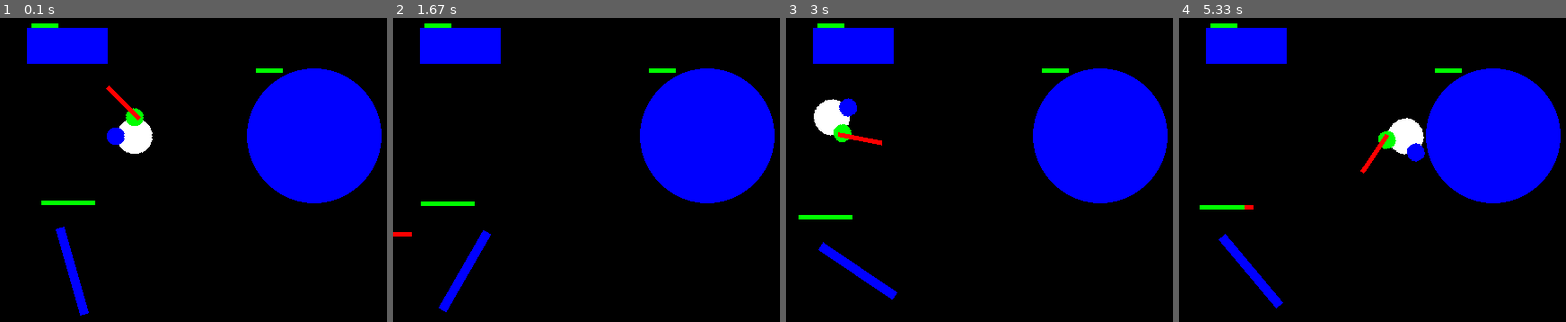
Above: before the commit, frames 1-4 (left to right).
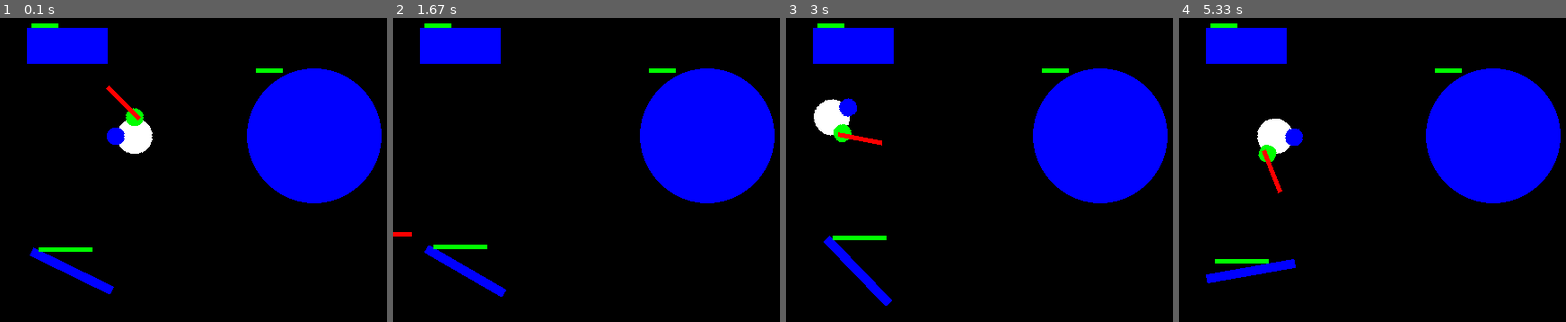
Above: after the commit, the same moments.

Repository: fjaviergb/Pygames-Hermanios
Game: pygame game, started from ObstaculoGiratorio.py
Same seed, same stepped clock (60 frames per second), same inputs: the game is played once before the commit and once after it.
Inputs (mouse positions are in pixels of both pictures, inside the frame that each line leads up to):
- Up to frame 1 (0.1 s): no input
- Up to frame 2 (1.67 s): press the mouse at (675, 81) at 0.37 s; move the mouse to (563, 115) at 0.47 s; release the mouse at (451, 145) at 0.6 s; hold Left 0.67-1.2 s; click (540, 264) at 0.75 s; hold Down 1.23-1.53 s; click (497, 163) at 1.32 s; hold Left from 1.57 s (still down); click (470, 230) at 1.65 s
- Up to frame 3 (3 s): release Left at 1.97 s; hold Up 2-2.37 s; click (859, 294) at 2.08 s; hold Right from 2.4 s (still down); click (878, 157) at 2.48 s
- Up to frame 4 (5.33 s): release Right at 3.03 s; hold Down 3.07-3.43 s; click (1469, 57) at 3.15 s; press the mouse at (1461, 81) at 3.5 s; move the mouse to (1469, 194) at 3.6 s; release the mouse at (1480, 309) at 3.73 s; hold Left 3.8-4.27 s; click (1565, 224) at 3.88 s; hold Right 4.3-4.77 s; click (1271, 109) at 4.38 s; hold Up 4.8-5.1 s; click (1240, 270) at 4.88 s; hold Right from 5.13 s (still down); click (1364, 255) at 5.22 s

The runs differ from the first frame. In frame 1, 1.6% of the frame differs, in the area x 7-30%, y 60-98%; in frame 2, 1.6%; in frame 3, 1.1%; in frame 4, 4.1%, in the area x 5-64%, y 32-96%.

Commit message:
Expansion Combinacion.py con obstaculo giratorio - 03/07/2020

Diff:
--- a/ObstaculoGiratorio.py
+++ b/ObstaculoGiratorio.py
@@ -1,6 +1,5 @@
 import pygame as pg
 import math
-import numpy as np
 
 pg.init()
 
@@ -11,10 +10,10 @@
     def __init__(self):
         super().__init__()
         self.live = 6
-        self.image = pg.Surface((50, 150))
-        pg.draw.rect(self.image, BLUE, (20, 25, 10, 100))
+        self.image = pg.Surface((10,100))
+        pg.draw.rect(self.image, BLUE, (0,0,10,100))
         self.image.set_colorkey(BLACK)
-        self.rect = self.image.get_rect(center=(80, 300))
+        self.rect = self.image.get_rect(center = (80, 300))
         self.mask = pg.mask.from_surface(self.image)
         self.image_orig = self.image
         self.counter = 0
@@ -23,7 +22,7 @@
     def update(self):
         if not self.crash:
             if self.counter <= 360:
-                self.image = pg.transform.rotate(self.image_orig, 2 * self.counter)
+                self.image = pg.transform.rotate(self.image_orig, 8 * self.counter)
                 self.image.set_colorkey(BLACK)
                 self.rect = self.image.get_rect(center=self.rect.center)
                 self.mask = pg.mask.from_surface(self.image)
@@ -119,51 +118,51 @@
             if type(block) == circle_obstacle:
                 if self.movex > 0 and self.rect.centery < block.rect.centery:
                     self.rect.top += -4
+                    Rhand.rect.top += -4
                     Lhand.rect.top += -4
-                    Rhand.rect.top += -4
                     espada.rect.top += -4
 
                 elif self.movex > 0 and self.rect.centery > block.rect.centery:
                     self.rect.top += 4
+                    Rhand.rect.top += 4
                     Lhand.rect.top += 4
-                    Rhand.rect.top += 4
                     espada.rect.top += 4
 
                 elif self.movex < 0 and self.rect.centery < block.rect.centery:
                     self.rect.bottom += -4
+                    Rhand.rect.bottom += -4
                     Lhand.rect.bottom += -4
-                    Rhand.rect.bottom += -4
                     espada.rect.bottom += -4
 
                 elif self.movex < 0 and self.rect.centery > block.rect.centery:
                     self.rect.bottom += 4
+                    Rhand.rect.bottom += 4
                     Lhand.rect.bottom += 4
-                    Rhand.rect.bottom += 4
                     espada.rect.bottom += 4
 
                 elif self.movex < 0 and self.rect.centery == block.rect.centery:
                     self.rect.left += 3
+                    Rhand.rect.left += 3
                     Lhand.rect.left += 3
-                    Rhand.rect.left += 3
                     espada.rect.left += 3
 
                 elif self.movex > 0 and self.rect.centery == block.rect.centery:
                     self.rect.left += -3
+                    Rhand.rect.left += -3
                     Lhand.rect.left += -3
-                    Rhand.rect.left += -3
                     espada.rect.left += -3
 
             else:
                 if self.movex > 0:
                     self.rect.right += -self.movex
+                    Rhand.rect.right += -self.movex
                     Lhand.rect.right += -self.movex
-                    Rhand.rect.right += -self.movex
                     espada.rect.right += -self.movex
 
                 elif self.movex < 0:
                     self.rect.left += -self.movex
+                    Rhand.rect.left += -self.movex
                     Lhand.rect.left += -self.movex
-                    Rhand.rect.left += -self.movex
                     espada.rect.left += -self.movex
 
                 else:
@@ -180,14 +179,14 @@
             if type(block) == rect_obstacle:
                     if self.movey > 0:
                         self.rect.bottom += -self.movey
+                        Rhand.rect.bottom += -self.movey
                         Lhand.rect.bottom += -self.movey
-                        Rhand.rect.bottom += -self.movey
                         espada.rect.bottom += -self.movey
 
                     elif self.movey < 0:
                         self.rect.top += -self.movey
+                        Rhand.rect.top += -self.movey
                         Lhand.rect.top += -self.movey
-                        Rhand.rect.top += -self.movey
                         espada.rect.top += -self.movey
 
                     else:
@@ -195,38 +194,38 @@
             else:
                 if self.movey > 0 and self.rect.centerx > block.rect.centerx:
                     self.rect.right += 4
+                    Rhand.rect.right += 4
                     Lhand.rect.right += 4
-                    Rhand.rect.right += 4
                     espada.rect.right += 4
 
                 elif self.movey > 0 and self.rect.centerx < block.rect.centerx:
                     self.rect.right += -4
+                    Rhand.rect.right += -4
                     Lhand.rect.right += -4
-                    Rhand.rect.right += -4
                     espada.rect.right += -4
 
                 elif self.movey < 0 and self.rect.centerx > block.rect.centerx:
                     self.rect.left += 4
+                    Rhand.rect.left += 4
                     Lhand.rect.left += 4
-                    Rhand.rect.left += 4
                     espada.rect.left += 4
 
                 elif self.movey < 0 and self.rect.centerx < block.rect.centerx:
                     self.rect.left += -4
+                    Rhand.rect.left += -4
                     Lhand.rect.left += -4
-                    Rhand.rect.left += -4
                     espada.rect.left += -4
 
                 elif self.movey < 0 and self.rect.centerx == block.rect.centerx:
                     self.rect.bottom += -3
+                    Rhand.rect.bottom += -3
                     Lhand.rect.bottom += -3
-                    Rhand.rect.bottom += -3
                     espada.rect.bottom += -3
 
                 elif self.movey > 0 and self.rect.centerx == block.rect.centerx:
                     self.rect.bottom += 3
+                    Rhand.rect.bottom += 3
                     Lhand.rect.bottom += 3
-                    Rhand.rect.bottom += 3
                     espada.rect.bottom += 3
 
 ##################################################################
@@ -310,19 +309,19 @@
             if self.dis_max < 25:
                 self.ratio = self.dis_max / self.dis
                 self.rect.centerx = player.rect.centerx + self.ratio * (self.xthrow - player.rect.centerx)
-                Rhand.rect.centerx = player.rect.centerx + self.ratio * (self.xthrow - player.rect.centerx)
+                Lhand.rect.centerx = player.rect.centerx + self.ratio * (self.xthrow - player.rect.centerx)
                 self.rect.centery = player.rect.centery + self.ratio * (self.ythrow - player.rect.centery)
-                Rhand.rect.centery = player.rect.centery + self.ratio * (self.ythrow - player.rect.centery)
+                Lhand.rect.centery = player.rect.centery + self.ratio * (self.ythrow - player.rect.centery)
                 self.dis_max += 2
             else:
                 self.dis_max = 0
                 self.rect.center = player.rect.center
-                Rhand.rect.center = player.rect.center
+                Lhand.rect.center = player.rect.center
                 self.hittin = False
         elif not self.hittin:
             self.dis_max = 0
             self.rect.center = player.rect.center
-            Rhand.rect.center = player.rect.center
+            Lhand.rect.center = player.rect.center
             self.hittin = False
 
         if self.image != self.image_orig and ((self.slashleft and not self.swingleft and not self.backleft) or (self.slashright and not self.swingright and not self.backright) or (self.chargecount == 31 and self.swingleft) or (self.hittin)):
@@ -379,14 +378,14 @@
 pg.display.set_caption('Espadas')
 
 player = char()
-Lhand = hand(1)
-Rhand = hand(0)
+Rhand = hand(1)
+Lhand = hand(0)
 espada = sword()
 
 all_sprites = pg.sprite.Group()
 all_sprites.add(player)
+all_sprites.add(Rhand)
 all_sprites.add(Lhand)
-all_sprites.add(Rhand)
 all_sprites.add(espada)
 
 wall = rect_obstacle()
@@ -404,16 +403,11 @@
 # FUNCION COLISION ESPADA
 ###########################################################
 
-
 def isClash(angle_grad, signo, angle):
-    #  Metodo para depurar la colision en movimiento.
-    #  Como dos objetos en "movimiento" pueden superponerse sin llegar a colisionar
-    #  hacemos un pequenno barrido de los angulos para ver si se encuentran.
     i = 8
-    for i in np.arange(8, 0, -0.1):
-        #  TODO si el objeto es pequenno puede fallar.
-        Rhand.angle = angle - angle_grad + signo * (espada.chargecount - i) * 3
-        espada.angle = angle - angle_grad + signo * (espada.chargecount - i) * 3
+    for i in range(8,0,-1):
+        Lhand.angle = angle - angle_grad + signo * (espada.chargecount - i) * 90 / 30
+        espada.angle = angle - angle_grad + signo * (espada.chargecount - i) * 90 / 30
         espada.image = pg.transform.rotate(espada.image_orig, espada.angle)
         espada.rect = espada.image.get_rect(center = player.rect.center)
         espada.mask = pg.mask.from_surface(espada.image)
@@ -453,26 +447,26 @@
             if event.key == pg.K_LEFT:
                 player.movex = -3
                 espada.movex = -3
+                Rhand.movex = -3
                 Lhand.movex = -3
-                Rhand.movex = -3
 
             elif event.key == pg.K_RIGHT:
                 player.movex = 3
                 espada.movex = 3
+                Rhand.movex = 3
                 Lhand.movex = 3
-                Rhand.movex = 3
 
             elif event.key == pg.K_UP:
                 player.movey = -3
                 espada.movey = -3
+                Rhand.movey = -3
                 Lhand.movey = -3
-                Rhand.movey = -3
 
             elif event.key == pg.K_DOWN:
                 player.movey = 3
                 espada.movey = 3
+                Rhand.movey = 3
                 Lhand.movey = 3
-                Rhand.movey = 3
 
         elif event.type == pg.KEYUP:
             if event.key == pg.K_LEFT and player.movex < 0:
@@ -500,21 +494,21 @@
         ######################################################################
             if cos > 0:
                 player.angle = 270 - angle_grad
-                Lhand.angle = 270 - angle_grad
+                Rhand.angle = 270 - angle_grad
                 if button[2] != 0 and not espada.swingleft:
                     espada.leftbut = 1
                     espada.swingright = True
-                    Rhand.angle = 270 - angle_grad - 90
+                    Lhand.angle = 270 - angle_grad - 90
                     espada.angle = 270 - angle_grad - 90
                 elif button[0] != 0 and not espada.swingright:
                     espada.leftbut = 0
                     espada.swingleft = True
-                    Rhand.angle = 270 - angle_grad + 90
+                    Lhand.angle = 270 - angle_grad + 90
                     espada.angle = 270 - angle_grad + 90
                 else:
                     espada.swingright = False
                     espada.swingleft = False
-                    Rhand.angle = 270 - angle_grad
+                    Lhand.angle = 270 - angle_grad
                     espada.angle = 270 - angle_grad
                     if button[1] != 0 and not espada.swingright and not espada.swingleft:
                             espada.hittin = True
@@ -526,21 +520,21 @@
         ######################################################################
             elif cos < 0:
                 player.angle = 90 - angle_grad
-                Lhand.angle = 90 - angle_grad
+                Rhand.angle = 90 - angle_grad
                 if button[2] != 0 and not espada.swingleft:
                     espada.leftbut = 1
                     espada.swingright = True
-                    Rhand.angle = 90 - angle_grad - 90
+                    Lhand.angle = 90 - angle_grad - 90
                     espada.angle = 90 - angle_grad - 90
                 elif button[0] != 0 and not espada.swingright:
                     espada.leftbut = 0
                     espada.swingleft = True
-                    Rhand.angle = 90 - angle_grad + 90
+                    Lhand.angle = 90 - angle_grad + 90
                     espada.angle = 90 - angle_grad + 90
                 else:
                     espada.swingright = False
                     espada.swingleft = False
-                    Rhand.angle = 90 - angle_grad
+                    Lhand.angle = 90 - angle_grad
                     espada.angle = 90 - angle_grad
                     if button[1] != 0 and not espada.swingright and not espada.swingleft:
                             espada.hittin = True
@@ -610,12 +604,12 @@
         ###########################################################
         if espada.swingright:
             if espada.chargecount <= 30:
-                Rhand.angle = 90 - angle_grad - espada.chargecount * 90 / 30
+                Lhand.angle = 90 - angle_grad - espada.chargecount * 90 / 30
                 espada.angle = 90 - angle_grad - espada.chargecount * 90 / 30
                 espada.chargecount += 1
         elif espada.slashright and not espada.swingright and not espada.backright:
             if espada.chargecount >= espada.countlimit * -20 / 30:
-                    Rhand.angle = 90 - angle_grad - espada.chargecount * 90 / 30
+                    Lhand.angle = 90 - angle_grad - espada.chargecount * 90 / 30
                     espada.angle = 90 - angle_grad - espada.chargecount * 90 / 30
                     espada.chargecount -= isClash(angle_grad, -1, 90)
             else:
@@ -623,7 +617,7 @@
                 espada.backright = True
         elif espada.backright:
             if espada.chargecount <= 1:
-                Rhand.angle = 90 - angle_grad - espada.chargecount * 90 / 30
+                Lhand.angle = 90 - angle_grad - espada.chargecount * 90 / 30
                 espada.angle = 90 - angle_grad - espada.chargecount * 90 / 30
                 espada.chargecount += 1
             else:
@@ -631,7 +625,7 @@
                 espada.chargecount = 1
         elif espada.clashright:
             if espada.chargecount <= espada.clash_count + 10:
-                Rhand.angle = 90 - angle_grad - espada.chargecount * 90 / 30
+                Lhand.angle = 90 - angle_grad - espada.chargecount * 90 / 30
                 espada.angle = 90 - angle_grad - espada.chargecount * 90 / 30
                 espada.chargecount += 1
             else:
@@ -644,12 +638,12 @@
         ###########################################################
         if espada.swingleft:
             if espada.chargecount <= 30:
-                Rhand.angle = 90 - angle_grad + espada.chargecount * 90 / 30
+                Lhand.angle = 90 - angle_grad + espada.chargecount * 90 / 30
                 espada.angle = 90 - angle_grad + espada.chargecount * 90 / 30
                 espada.chargecount += 1
         elif espada.slashleft and not espada.swingleft and not espada.backleft:
             if espada.chargecount >= espada.countlimit * -20 / 30:
-                    Rhand.angle = 90 - angle_grad + espada.chargecount * 90 / 30
+                    Lhand.angle = 90 - angle_grad + espada.chargecount * 90 / 30
                     espada.angle = 90 - angle_grad + espada.chargecount * 90 / 30
                     espada.chargecount -=  isClash(angle_grad, 1, 90)
             else:
@@ -657,7 +651,7 @@
                 espada.backleft = True
         elif espada.backleft:
             if espada.chargecount <= 1:
-                Rhand.angle = 90 - angle_grad + espada.chargecount * 90 / 30
+                Lhand.angle = 90 - angle_grad + espada.chargecount * 90 / 30
                 espada.angle = 90 - angle_grad + espada.chargecount * 90 / 30
                 espada.chargecount += 1
             else:
@@ -665,7 +659,7 @@
                 espada.chargecount = 1
         elif espada.clashleft:
             if espada.chargecount <= espada.clash_count + 10:
-                Rhand.angle = 90 - angle_grad + espada.chargecount * 90 / 30
+                Lhand.angle = 90 - angle_grad + espada.chargecount * 90 / 30
                 espada.angle = 90 - angle_grad + espada.chargecount * 90 / 30
                 espada.chargecount += 1
             else:
@@ -682,12 +676,12 @@
         ###########################################################
         if espada.swingright:
             if espada.chargecount <= 30:
-                Rhand.angle = 270 - angle_grad - espada.chargecount * 90 / 30
+                Lhand.angle = 270 - angle_grad - espada.chargecount * 90 / 30
                 espada.angle = 270 - angle_grad - espada.chargecount * 90 / 30
                 espada.chargecount += 1
         elif espada.slashright and not espada.swingright and not espada.backright:
             if espada.chargecount >= espada.countlimit * -20 / 30:
-                    Rhand.angle = 270 - angle_grad - espada.chargecount * 90 / 30
+                    Lhand.angle = 270 - angle_grad - espada.chargecount * 90 / 30
                     espada.angle = 270 - angle_grad - espada.chargecount * 90 / 30
                     espada.chargecount -=  isClash(angle_grad, -1, 270)
             else:
@@ -695,7 +689,7 @@
                 espada.backright = True
         elif espada.backright:
             if espada.chargecount <= 1:
-                Rhand.angle = 270 - angle_grad - espada.chargecount * 90 / 30
+                Lhand.angle = 270 - angle_grad - espada.chargecount * 90 / 30
                 espada.angle = 270 - angle_grad - espada.chargecount * 90 / 30
                 espada.chargecount += 1
             else:
@@ -703,7 +697,7 @@
                 espada.chargecount = 1
         elif espada.clashright:
             if espada.chargecount <= espada.clash_count + 10:
-                Rhand.angle = 270 - angle_grad - espada.chargecount * 90 / 30
+                Lhand.angle = 270 - angle_grad - espada.chargecount * 90 / 30
                 espada.angle = 270 - angle_grad - espada.chargecount * 90 / 30
                 espada.chargecount += 1
             else:
@@ -716,12 +710,12 @@
         ###########################################################
         if espada.swingleft:
             if espada.chargecount <= 30:
-                Rhand.angle = 270 - angle_grad + espada.chargecount * 90 / 30
+                Lhand.angle = 270 - angle_grad + espada.chargecount * 90 / 30
                 espada.angle = 270 - angle_grad + espada.chargecount * 90 / 30
                 espada.chargecount += 1
         elif espada.slashleft and not espada.swingleft and not espada.backleft:
             if espada.chargecount >= espada.countlimit * -20 / 30:
-                    Rhand.angle = 270 - angle_grad + espada.chargecount * 90 / 30
+                    Lhand.angle = 270 - angle_grad + espada.chargecount * 90 / 30
                     espada.angle = 270 - angle_grad + espada.chargecount * 90 / 30
                     espada.chargecount -=  isClash(angle_grad, 1, 270)
             else:
@@ -729,7 +723,7 @@
                 espada.backleft = True
         elif espada.backleft:
             if espada.chargecount <= 1:
-                Rhand.angle = 270 - angle_grad + espada.chargecount * 90 / 30
+                Lhand.angle = 270 - angle_grad + espada.chargecount * 90 / 30
                 espada.angle = 270 - angle_grad + espada.chargecount * 90 / 30
                 espada.chargecount += 1
             else:
@@ -737,7 +731,7 @@
                 espada.chargecount = 1
         elif espada.clashleft:
             if espada.chargecount <= espada.clash_count + 10:
-                Rhand.angle = 270 - angle_grad + espada.chargecount * 90 / 30
+                Lhand.angle = 270 - angle_grad + espada.chargecount * 90 / 30
                 espada.angle = 270 - angle_grad + espada.chargecount * 90 / 30
                 espada.chargecount += 1
             else:
@@ -754,12 +748,12 @@
         ###########################################################
         if espada.swingright:
             if espada.chargecount <= 30:
-                Rhand.angle = 0 - espada.chargecount * 90 / 30
+                Lhand.angle = 0 - espada.chargecount * 90 / 30
                 espada.angle = 0 - espada.chargecount * 90 / 30
                 espada.chargecount += 1
         elif espada.slashright and not espada.swingright and not espada.backright:
             if espada.chargecount >= espada.countlimit * -20 / 30:
-                Rhand.angle = 0 - espada.chargecount * 90 / 30
+                Lhand.angle = 0 - espada.chargecount * 90 / 30
                 espada.angle = 0 - espada.chargecount * 90 / 30
                 espada.chargecount -= isClash(angle_grad, -1, 0)
 
@@ -768,7 +762,7 @@
                 espada.backright = True
         elif espada.backright:
             if espada.chargecount <= 1:
-                Rhand.angle = 0 - espada.chargecount * 90 / 30
+                Lhand.angle = 0 - espada.chargecount * 90 / 30
                 espada.angle = 0 - espada.chargecount * 90 / 30
                 espada.chargecount += 1
             else:
@@ -780,12 +774,12 @@
         ###########################################################
         if espada.swingleft:
             if espada.chargecount <= 30:
-                Rhand.angle = 0 + espada.chargecount * 90 / 30
+                Lhand.angle = 0 + espada.chargecount * 90 / 30
                 espada.angle = 0 + espada.chargecount * 90 / 30
                 espada.chargecount += 1
         elif espada.slashleft and not espada.swingleft and not espada.backleft:
             if espada.chargecount >= espada.countlimit * -20 / 30:
-                Rhand.angle = 0 + espada.chargecount * 90 / 30
+                Lhand.angle = 0 + espada.chargecount * 90 / 30
                 espada.angle = 0 + espada.chargecount * 90 / 30
                 espada.chargecount -= isClash(angle_grad, 1, 0)
 
@@ -794,7 +788,7 @@
                 espada.backleft = True
         elif espada.backleft:
             if espada.chargecount <= 1:
-                Rhand.angle = 0 + espada.chargecount * 90 / 30
+                Lhand.angle = 0 + espada.chargecount * 90 / 30
                 espada.angle = 0 + espada.chargecount * 90 / 30
                 espada.chargecount += 1
             else:
@@ -810,12 +804,12 @@
         ###########################################################
         if espada.swingright:
             if espada.chargecount <= 30:
-                Rhand.angle = 180 - espada.chargecount * 90 / 30
+                Lhand.angle = 180 - espada.chargecount * 90 / 30
                 espada.angle = 180 - espada.chargecount * 90 / 30
                 espada.chargecount += 1
         elif espada.slashright and not espada.swingright and not espada.backright:
             if espada.chargecount >= espada.countlimit * -20 / 30:
-                Rhand.angle = 180 - espada.chargecount * 90 / 30
+                Lhand.angle = 180 - espada.chargecount * 90 / 30
                 espada.angle = 180 - espada.chargecount * 90 / 30
                 espada.chargecount -= isClash(angle_grad, -1, 180)
 
@@ -824,7 +818,7 @@
                 espada.backright = True
         elif espada.backright:
             if espada.chargecount <= 1:
-                Rhand.angle = 180 - espada.chargecount * 90 / 30
+                Lhand.angle = 180 - espada.chargecount * 90 / 30
                 espada.angle = 180 - espada.chargecount * 90 / 30
                 espada.chargecount += 1
             else:
@@ -836,12 +830,12 @@
         ###########################################################
         if espada.swingleft:
             if espada.chargecount <= 30:
-                Rhand.angle = 180 + espada.chargecount * 90 / 30
+                Lhand.angle = 180 + espada.chargecount * 90 / 30
                 espada.angle = 180 + espada.chargecount * 90 / 30
                 espada.chargecount += 1
         elif espada.slashleft and not espada.swingleft and not espada.backleft:
             if espada.chargecount >= espada.countlimit * -20 / 30:
-                Rhand.angle = 180 + espada.chargecount * 90 / 30
+                Lhand.angle = 180 + espada.chargecount * 90 / 30
                 espada.angle = 180 + espada.chargecount * 90 / 30
                 espada.chargecount -= isClash(angle_grad, 1, 180)
 
@@ -850,7 +844,7 @@
                 espada.backleft = True
         elif espada.backleft:
             if espada.chargecount <= 1:
-                Rhand.angle = 180 + espada.chargecount * 90 / 30
+                Lhand.angle = 180 + espada.chargecount * 90 / 30
                 espada.angle = 180 + espada.chargecount * 90 / 30
                 espada.chargecount += 1
             else:
